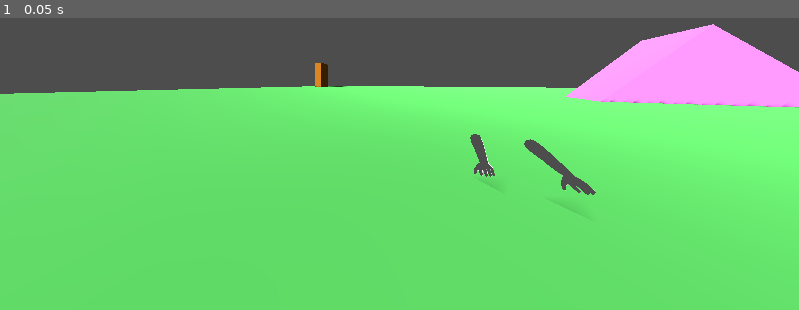
Above: before the commit, frame 1.
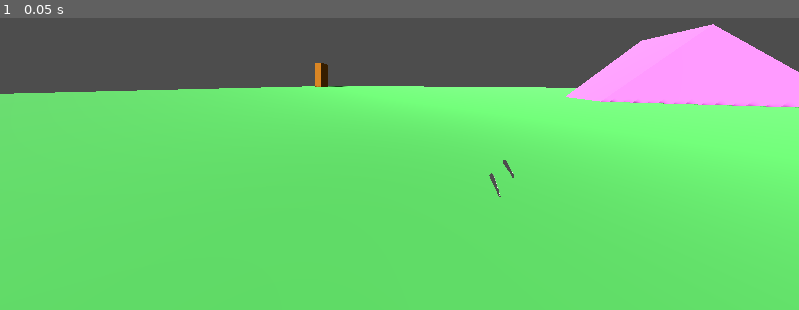
Above: after the commit, the same moment.

Repository: Michal1004/rwr
Game: Godot game, scene res://main.tscn
The game is run twice, just before and just after one commit, with the same random seed, the same clock (stepped at 60 frames per second) and the same inputs.
Inputs:
- Up to frame 1 (0.05 s): no input

The runs differ from the first frame. In frame 1, 0.7% of the frame differs, in the area x 58-75%, y 39-62%.

Commit message:
Ostateczna wersja

Diff:
--- a/project_files/main.tscn
+++ b/project_files/main.tscn
@@ -69,23 +69,23 @@
 fov = 109.19813
 
 [node name="LeftController" type="XRController3D" parent="XROrigin3D" unique_id=334753170]
-transform = Transform3D(1, 0, 0, 0, 1, 0, 0, 0, 1, -0.213, 0, 0)
+transform = Transform3D(-1, 0, 8.742278e-08, 0, 1, 0, -8.742278e-08, 0, -1, -0.27963063, 0.018869877, 0)
 tracker = &"left_hand"
 
 [node name="Node3D HandLeftRoot" type="Node3D" parent="XROrigin3D/LeftController" unique_id=1611050035]
 
 [node name="hand_left" parent="XROrigin3D/LeftController/Node3D HandLeftRoot" unique_id=735399360 instance=ExtResource("1_0xm2m")]
-transform = Transform3D(0.3, 0, 0, 0, 0.3, 0, 0, 0, 0.3, 0, 0, 0)
+transform = Transform3D(4.371139e-09, -0.1, 8.742278e-09, -0.1, -4.371139e-09, 0, 3.8213711e-16, -8.742278e-09, -0.1, -0.004999995, 0.12172519, -0.01)
 
 [node name="RightController" type="XRController3D" parent="XROrigin3D" unique_id=1445229272]
-transform = Transform3D(1, 0, 0, 0, 1, 0, 0, 0, 1, -0.5, 0, 0)
+transform = Transform3D(-1, 0, 8.742278e-08, 0, 1, 0, -8.742278e-08, 0, -1, -0.0066686273, 0.05032803, 0)
 tracker = &"right_hand"
 script = ExtResource("3_1bvp3")
 
 [node name="Node3D HandRightRoot" type="Node3D" parent="XROrigin3D/RightController" unique_id=140452139]
 
 [node name="hand_right" parent="XROrigin3D/RightController/Node3D HandRightRoot" unique_id=822245146 instance=ExtResource("2_h2yge")]
-transform = Transform3D(0.3, 0, 0, 0, 0.3, 0, 0, 0, 0.3, 0, 0, 0)
+transform = Transform3D(4.734331e-09, 0.1, 8.749826e-09, 0.09991367, -5.0937494e-09, 0.0041544335, 0.0041544335, 8.545586e-09, -0.09991367, 0.25050735, -0.034254543, -0.1266751)
 
 [node name="TeleportRay" type="RayCast3D" parent="XROrigin3D/RightController" unique_id=360056010]
 target_position = Vector3(0, 0, -10)
@@ -97,8 +97,10 @@
 [node name="CanvasLayer" type="CanvasLayer" parent="." unique_id=225138735]
 
 [node name="Button" type="Button" parent="CanvasLayer" unique_id=901401281]
-offset_right = 8.0
-offset_bottom = 8.0
+offset_left = 354.0
+offset_top = 172.0
+offset_right = 428.0
+offset_bottom = 203.0
 text = "Enter VR"
 
 [node name="Node3D Level" type="Node3D" parent="." unique_id=1035724941]
